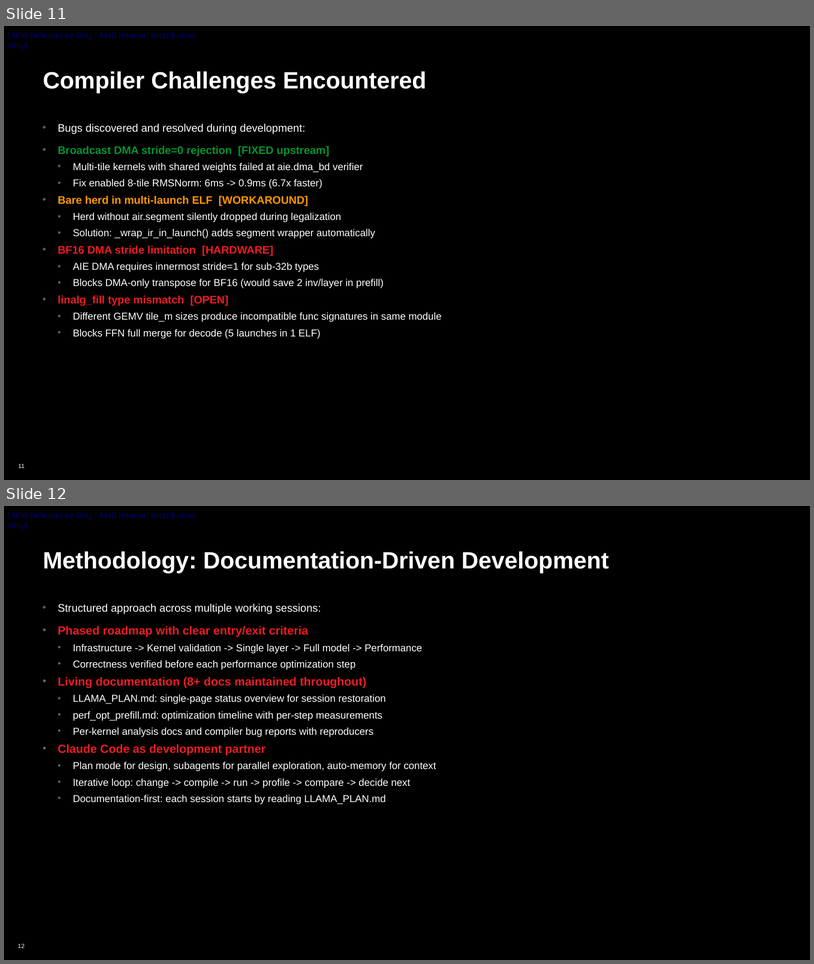
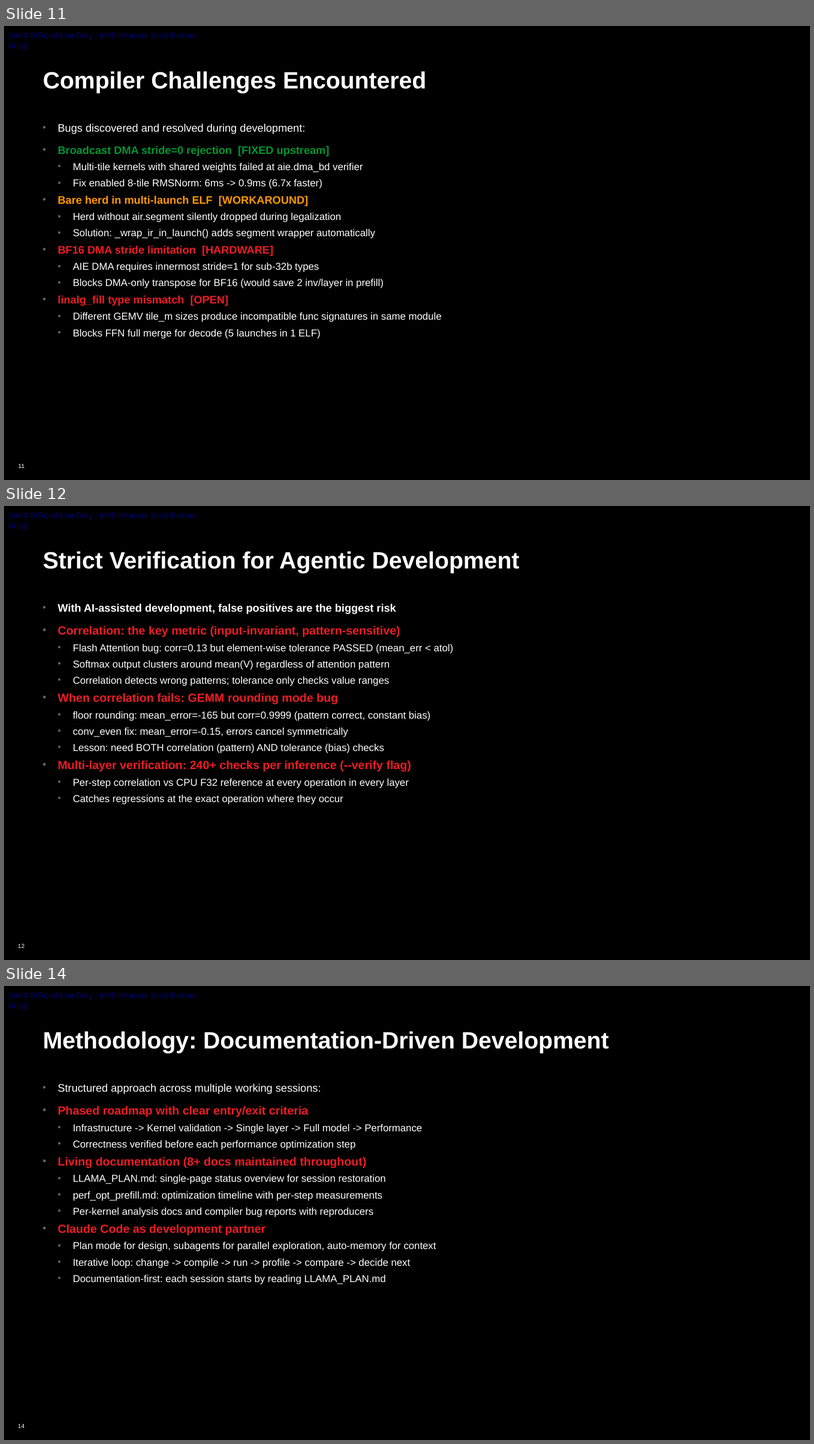
Before and after one commit to tonyjie/mlir-air, a slide deck: programming_examples/llama3/docs/report/llama_report.pptx. Shown one above the other, each under a label of ours: slides 11 and 12 before the commit, slides 11, 12 and 14 after it; the slides between them are not shown. The pictures are 814x964 and 814x1444 pixels, drawn with LibreOffice and Linux fonts; fonts in the diff are those of the drawing; background and template pictures are left out. Boxes give left, top, right and bottom in pixels: in the first picture for what was removed or moved away, otherwise in the second. Text is boxed around its words. In the diff, an @@ line names an element or a change of style, - is before the commit and + after.

```diff
--- a/programming_examples/llama3/docs/report/llama_report.pptx
+++ b/programming_examples/llama3/docs/report/llama_report.pptx
@@ slide 12 added at (4, 506, 810, 960), background #000000; not listed: 3 template elements that a slide beside it also shows @@
@@ title added at (43, 551, 520, 573), 28 pt, text #FFFFFF, bold @@
+Strict Verification for Agentic Development
@@ text added at (58, 603, 454, 804), 12 pt, text #FFFFFF @@
+• With AI-assisted development, false positives are the biggest risk
+• Correlation: the key metric (input-invariant, pattern-sensitive)
+  • Flash Attention bug: corr=0.13 but element-wise tolerance PASSED (mean_err < atol)
+  • Softmax output clusters around mean(V) regardless of attention pattern
+  • Correlation detects wrong patterns; tolerance only checks value ranges
+• When correlation fails: GEMM rounding mode bug
+  • floor rounding: mean_error=-165 but corr=0.9999 (pattern correct, constant bias)
+  • conv_even fix: mean_error=-0.15, errors cancel symmetrically
+  • Lesson: need BOTH correlation (pattern) AND tolerance (bias) checks
+• Multi-layer verification: 240+ checks per inference (--verify flag)
+  • Per-step correlation vs CPU F32 reference at every operation in every layer
+  • Catches regressions at the exact operation where they occur
@@ what was slide 12 is now slide 14 @@
@@ page number at (18, 1423, 24, 1428): text changed @@
-12
+14
```
Also in this commit, not shown: 1 other slide added, 2 other files.
